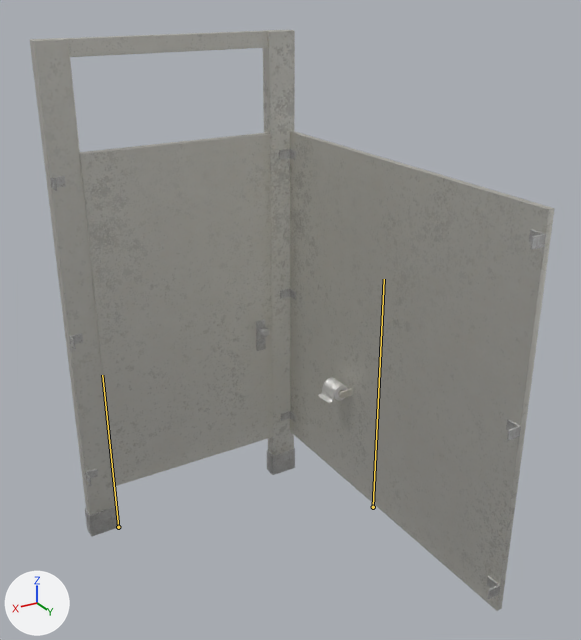
A saved change to the FBX model Framework/Client/Bin/Resources/Models/Map/Prop/Gimmick/sm44/sm44_002_opentoilet01a_Anim.fbx.
Camera for both pictures: a 50 mm camera at (1.08, 3.67, 2.85) aimed at (-0.63, 0.83, 1.43). The axes (+X, +Y, +Z) are drawn at lower left. The lights are the same throughout. The bones that bend it are drawn over the model as lines.

Objects in the first picture: 'LOD_1_Group_0_Sub_1__sm44_002_OpenToilet01A_A_Mat', 'LOD_1_Group_1_Sub_1__sm44_002_OpenToilet01A_A_Mat', 'LOD_1_Group_2_Sub_1__sm44_002_OpenToilet01A_B_Mat'.
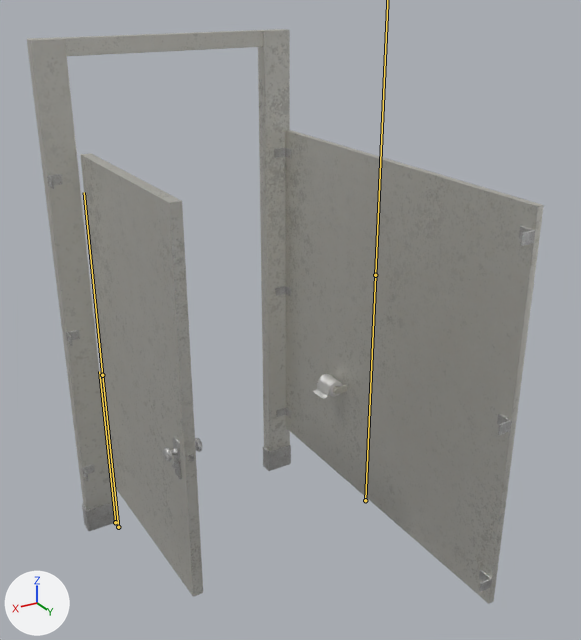
The newer file adds an action. The first version stands in its rest pose; the second is drawn at frame 1 of the action 'root|root|root|Opened'.

Where the change shows, as pixel boxes (x1, y1, x2, y2) in the pictures (581 x 640 px):
'LOD_1_Group_0_Sub_1__sm44_002_OpenToilet01A_A_Mat', posed
    before: (30, 30, 554, 611)
    after: (27, 29, 544, 604)
'LOD_1_Group_1_Sub_1__sm44_002_OpenToilet01A_A_Mat', posed (36% narrower, 25% taller)
    before: (80, 132, 273, 486)
    after: (80, 153, 203, 597)
'LOD_1_Group_2_Sub_1__sm44_002_OpenToilet01A_B_Mat', posed
    before: (256, 319, 269, 351)
    after: (163, 437, 203, 479)
bone '_00', root to tip
    before: (118, 527) to (102, 375)
    after: (115, 522) to (99, 371)

The edits, one by one:
Bone '_00' (bone_00) moves from (0.0, 0.0, 0.0) to (0.0, 0.0, 5.0).
Bone '_01' (bone_01) moves from (0.0, 0.0, 0.0) to (0.0, 0.0, -5.0).
Bone '_01' (bone_01) turns from (0, 0, 0) to (0, -89, 0) degrees about its own x, y and z.
